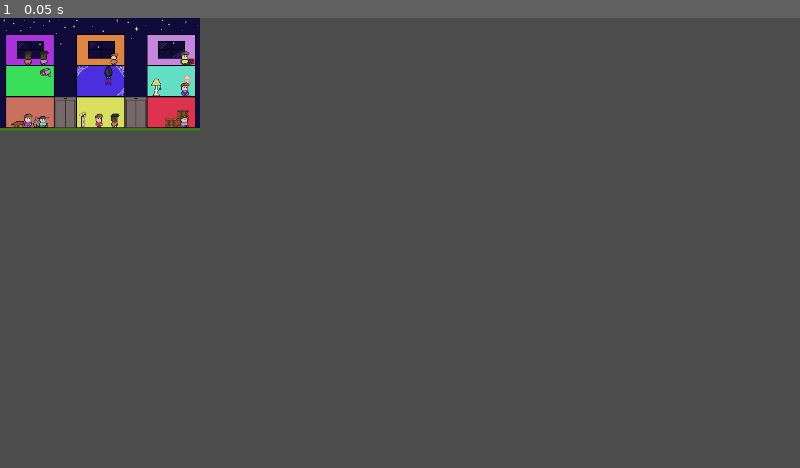
Above: before the commit, frame 1.
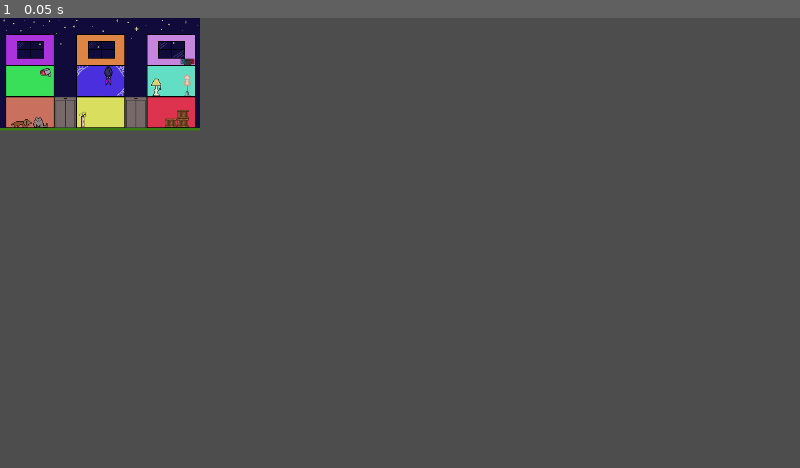
Above: after the commit, the same moment.

Repository: gunarp/gjds-game-jam2
Game: Godot game, scene res://scenes/levels/level_2.tscn
Same seed, same stepped clock (60 frames per second), same inputs: the game is played once before the commit and once after it. This scene is started directly instead of the project's main scene.
Inputs:
- Up to frame 1 (0.05 s): no input

The runs differ from the first frame. In frame 1, 0.2% of the frame differs, in the area x 3-24%, y 7-25%.

Commit message:
add shuffling

Diff:
--- a/scenes/menu/win_screen.tscn
+++ b/scenes/menu/win_screen.tscn
@@ -30,3 +30,11 @@
 offset_right = 225.0
 offset_bottom = 98.0
 text = "You Won!! 🎉🛗"
+
+[node name="Reshuffle" type="Button" parent="."]
+layout_mode = 0
+offset_left = 96.0
+offset_top = 109.0
+offset_right = 225.0
+offset_bottom = 140.0
+text = "Reshuffle levels"
--- a/scripts/game/level_state.gd
+++ b/scripts/game/level_state.gd
@@ -28,19 +28,27 @@
 var passenger_count: int = 0
 var arrived_count: int = 0
 
+# if null, default to static json
+static func make_level(level_data: Dictionary, scene_path: String) -> LevelState:
+  var scene: PackedScene = load(scene_path)
+  var ret: LevelState = scene.instantiate()
+  ret.load_state_from_dict(level_data)
 
-func _ready() -> void:
-  # json parse code from https://forum.godotengine.org/t/how-i-read-and-show-a-content-of-a-json-file-in-godot-4/2986
-  var json_as_text = FileAccess.get_file_as_string(initial_level_json)
-  var json_as_dict = JSON.parse_string(json_as_text)
+  return ret
 
-  var max_y = json_as_dict["visual_data"]["max_y"] as int
-  var side_margin = json_as_dict["visual_data"]["side_margin"] as int
-  var floor_margin = json_as_dict["visual_data"]["floor_margin"] as int
-  var elevator_width = json_as_dict["visual_data"]["elevator_width"] as int
-  var room_dims = Vector2(json_as_dict["visual_data"]["room_width"] as int, json_as_dict["visual_data"]["room_height"] as int)
 
-  for building in json_as_dict["buildings"]:
+# json parse code from https://forum.godotengine.org/t/how-i-read-and-show-a-content-of-a-json-file-in-godot-4/2986
+  # var json_as_text = FileAccess.get_file_as_string(initial_level_json)
+  # var json_as_dict = JSON.parse_string(json_as_text)
+
+func load_state_from_dict(start_state: Dictionary) -> void:
+  var max_y = start_state["visual_data"]["max_y"] as int
+  var side_margin = start_state["visual_data"]["side_margin"] as int
+  var floor_margin = start_state["visual_data"]["floor_margin"] as int
+  var elevator_width = start_state["visual_data"]["elevator_width"] as int
+  var room_dims = Vector2(start_state["visual_data"]["room_width"] as int, start_state["visual_data"]["room_height"] as int)
+
+  for building in start_state["buildings"]:
     var building_rooms = []
 
     for floor_id in building:
@@ -70,6 +78,8 @@
 
     buildings.push_back(building_rooms)
 
+
+func _ready() -> void:
   $ElevatorLeft.register_opened_handler(elevator_opened)
   $ElevatorRight.register_opened_handler(elevator_opened)
 
--- /dev/null
+++ b/scripts/menu/level_generator.gd
@@ -0,0 +1,75 @@
+
+class_name LevelGenerator
+
+const visual_data = {
+  "max_x": 320,
+  "max_y": 180,
+  "side_margin": 9,
+  "floor_margin": 4,
+  "room_width": 78,
+  "room_height": 50,
+  "elevator_width": 35
+}
+
+
+static func generate_level(level_id: int) -> Dictionary:
+  var dest_bank = [3, 3, 3, 3, 3, 3, 3, 3, 3]
+  var banned_ids = []
+  var distribution = [40, 30, 15, 5]
+  var rng = RandomNumberGenerator.new()
+
+  if level_id == 3:
+    banned_ids = [1, 8]
+    distribution = [30, 35, 20, 5]
+
+  for id in banned_ids:
+    dest_bank[id] = 0
+
+  var buildings = []
+  for b_id in range(3):
+    var b_info = {}
+    for f_id in range(3):
+      var floor_name = "floor_" + str(f_id)
+      var room_id = (3 * b_id) + f_id
+
+      if room_id in banned_ids:
+        room_id = -1
+
+      b_info[floor_name] = {
+        "room_id": room_id,
+        "max_size": 3,
+        "initial_passengers": []
+      }
+
+      if room_id == -1:
+        continue
+
+      var passengers = []
+      var num_passengers = rng.rand_weighted(distribution)
+      for i in range(num_passengers):
+        var dest_room = rng.randi_range(0, 8)
+        var accepted = false
+
+        while not accepted:
+          if room_id == dest_room:
+            dest_room = rng.randi_range(0, 8)
+            continue
+
+          if dest_bank[dest_room] > 0:
+            dest_bank[dest_room] -= 1
+            accepted = true
+          else:
+            dest_bank = rng.randi_range(0, 8)
+
+        passengers.push_back({
+          "dest_room": dest_room,
+          "sprite_style": rng.randi_range(0, 5)
+        })
+
+      b_info[floor_name]["initial_passengers"] = passengers
+    buildings.push_back(b_info)
+
+  return {
+    "visual_data": visual_data,
+    "buildings": buildings
+  }
--- a/scripts/menu/main.gd
+++ b/scripts/menu/main.gd
@@ -1,33 +1,52 @@
 extends Node
 
-# store current scene, start pointing at load in menu
-# array for level sequences
-# consume level complete signal to iterate through the array
-
-var level_scene_uids: Array[String]
-var next_level: PackedScene
-var current_level_ref: LevelState
+# Maps level scene uid to relevant startig json
+var level_scene_info: Dictionary[String, String]
+var curr_level_ref: LevelState
+var next_level: LevelState
 
 @onready var start_button_ref = $LoadInMenu/StartButton
 @onready var next_button_ref = $LevelCompleteOverlay/NextLevelButton
+@onready var shuffle_button_ref = $WinScreen/Reshuffle
 
 var time_elapsed: float = 0.0
+var ngp: bool = false
 
 const win_screen_uid = "uid://c8y66p74a8jh2"
 
+const level_map: Dictionary[String, String] = {
+    "uid://bohsecfy8umiy": "res://resource/levels/level_1.json",
+    "uid://wm47v8wk118d": "res://resource/levels/level_2.json",
+    "uid://bt5hute0hfd2s": "res://resource/levels/level_3.json",
+}
+
+
+func _setup_next_level():
+  if level_scene_info.is_empty():
+    return
+
+  var head = level_scene_info.keys()[0]
+  var init_state
+  if ngp:
+    init_state = LevelGenerator.generate_level(3 - (level_scene_info.size() - 1))
+  else:
+    var json_text = FileAccess.get_file_as_string(level_scene_info[head])
+    init_state = JSON.parse_string(json_text)
+
+  next_level = LevelState.make_level(init_state, head)
+  level_scene_info.erase(head)
+
+
 func _init() -> void:
-  level_scene_uids = [
-    "uid://bohsecfy8umiy",
-    "uid://wm47v8wk118d",
-    "uid://bt5hute0hfd2s",
-  ]
-
-  next_level = load(level_scene_uids.pop_front())
+  level_scene_info = level_map.duplicate() as Dictionary[String, String]
+  _setup_next_level()
 
 
 func _ready() -> void:
   start_button_ref.connect("pressed", _on_start_pushed)
   next_button_ref.connect("pressed", _on_next_level_requested)
+  shuffle_button_ref.connect("pressed", _on_reshuffle)
+
   $LevelCompleteOverlay.z_index = 100
 
 
@@ -36,10 +55,11 @@
 
 
 func _switch_next_level() -> void:
-  current_level_ref = next_level.instantiate() as LevelState
-  add_child(current_level_ref)
-  _scale_to_screen(current_level_ref)
-  current_level_ref.connect("level_complete", _on_level_completed)
+  curr_level_ref = next_level
+  add_child(curr_level_ref)
+  _scale_to_screen(curr_level_ref)
+  curr_level_ref.connect("level_complete", _on_level_completed)
+
   next_level = null
 
   time_elapsed = 0.0
@@ -68,17 +88,14 @@
   $LevelCompleteOverlay.show()
   move_child($LevelCompleteOverlay, -1)
 
-  if not level_scene_uids.is_empty():
-    next_level = load(level_scene_uids.pop_front())
-  else:
-    next_level = null
+  _setup_next_level()
 
 
 func _on_next_level_requested() -> void:
   print("next level requested")
   $LevelCompleteOverlay.hide()
   if next_level != null:
-    var old_level_ref = current_level_ref
+    var old_level_ref = curr_level_ref
     old_level_ref.disconnect("level_complete", _on_level_completed)
 
     _switch_next_level()
@@ -88,8 +105,17 @@
   else:
     $WinScreen.z_index = 101
     $WinScreen.show()
-    remove_child(current_level_ref)
-    current_level_ref.queue_free()
+    move_child($WinScreen, -1)
+    remove_child(curr_level_ref)
+    curr_level_ref.queue_free()
+
+
+func _on_reshuffle() -> void:
+  $WinScreen.hide()
+  ngp = true
+  level_scene_info = level_map.duplicate() as Dictionary[String, String]
+  _setup_next_level()
+  _switch_next_level()
 
 
 func _process(delta: float) -> void:
Not shown, added: scripts/menu/level_generator.gd.uid
